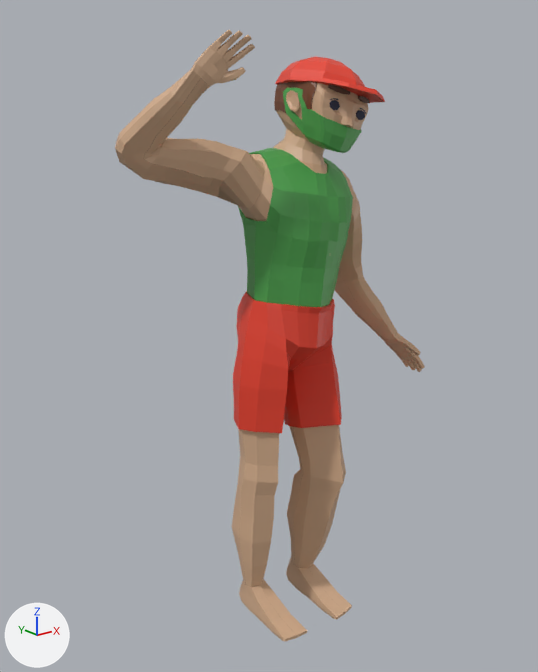
What one commit did to the FBX model SuNoFes_2022/Assets/Art/Characters/DrewFBX/Drew_NeutralHappy.fbx.
Before and after are seen from a 50 mm lens placed at (-1.73, -2.06, 2.03), pointed at (-0.05, 0.04, 1.19). Every picture has the same lights, and +X, +Y and +Z are marked at lower left. Both versions are drawn at frame 1 of the action 'Arma-Soldier|DrewNeutral'; the numbers are the values there.

Names of what the first picture shows: 'FaceMAsk', 'Hat', 'Model', 'Shorts', 'Tanktop', 'rightEye'.
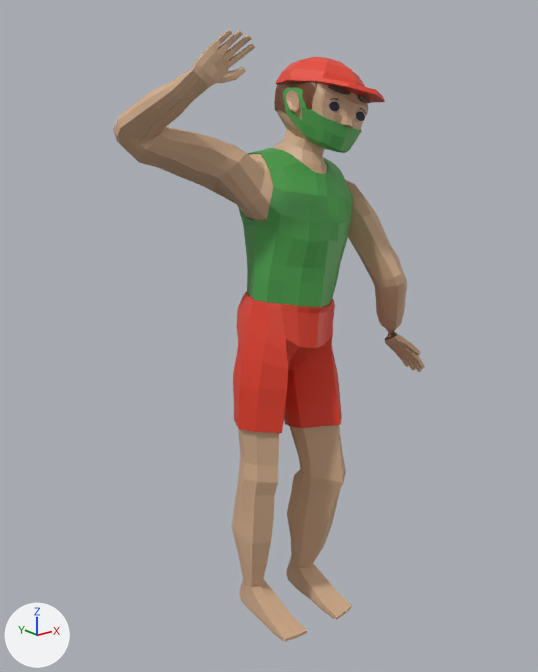
What differs and where, as boxes [x1, y1, x2, y2] in the pictures (538 x 672 px):
'Model', posed: before [115, 30, 425, 642]; after [113, 30, 425, 642]
'Tanktop', posed: [238, 148, 353, 307] in both
bone 'LeftArm', root to tip: before (338, 184) to (347, 275); after (338, 184) to (385, 276)
bone 'RightArm', root to tip: before (248, 172) to (139, 151); after (248, 172) to (138, 135)

The edits, one by one:
Bone 'LeftArm' (bone_leftarm) turns from (-7, -11, 8) to (-27, -174, 7) degrees about its own x, y and z.
Bone 'LeftHand' (bone_lefthand) turns from (-6, 13, 24) to (18, 168, -12) degrees about its own x, y and z.
Bone 'RightArm' (bone_rightarm) turns from (-16, 56, -86) to (-22, 42, -96) degrees about its own x, y and z.
Bone 'RightHand' (bone_righthand) turns from (19, -23, -38) to (15, -15, -49) degrees about its own x, y and z.
